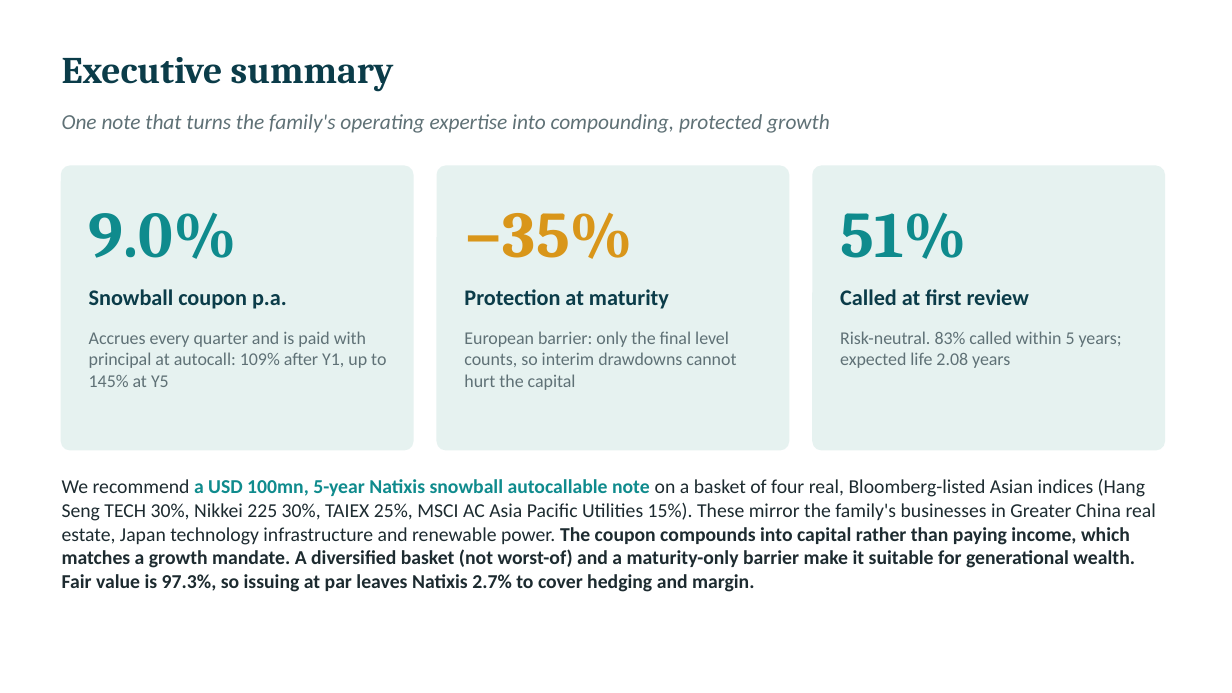
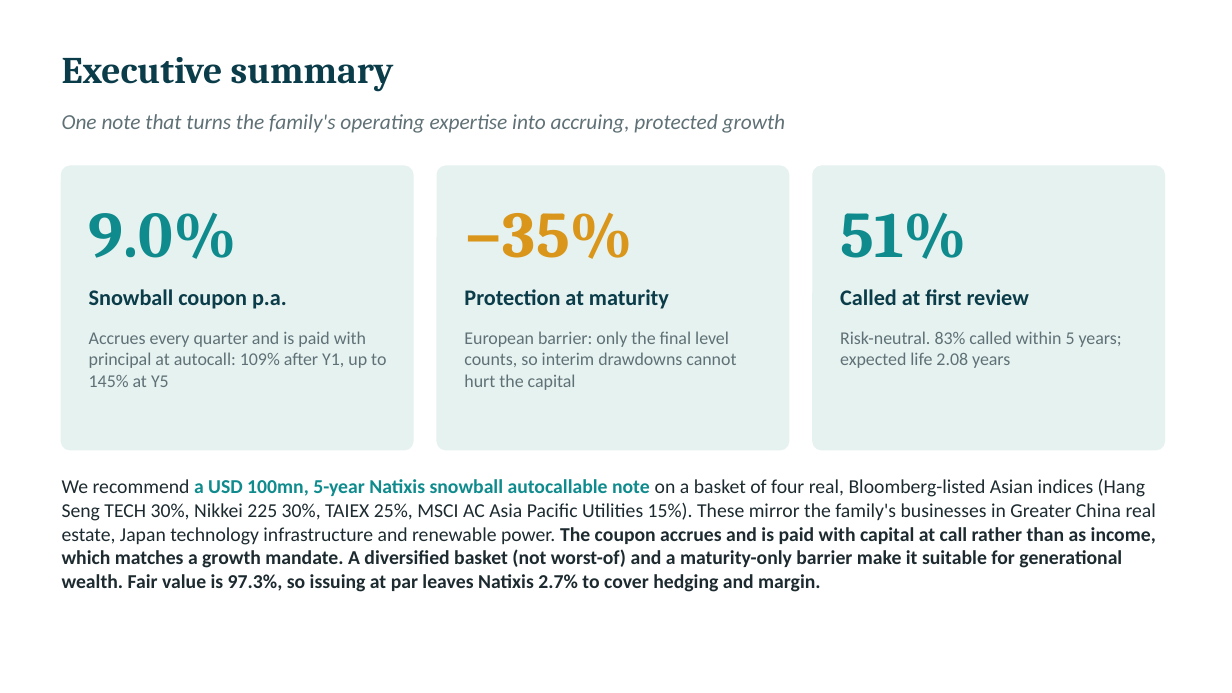
Before and after one commit to benjaminlhl/natixis-case-comp, a slide deck: slide 3 of deck/Asian-Digital-Snowball-Note.pptx. Drawn at 1232x693 pixels with LibreOffice and Linux fonts; fonts in the diff are those of the drawing. Boxes give left, top, right and bottom in pixels: in the first picture for what was removed or moved away, otherwise in the second. Text is boxed around its words. In the diff, an @@ line names an element or a change of style, - is before the commit and + after.

```diff
--- a/deck/Asian-Digital-Snowball-Note.pptx
+++ b/deck/Asian-Digital-Snowball-Note.pptx
@@ text at bbox=[62, 114, 786, 133]: text changed @@
-One note that turns the family's operating expertise into compounding, protected growth
+One note that turns the family's operating expertise into accruing, protected growth
@@ text at bbox=[62, 479, 1156, 592]: text changed @@
-We recommend a USD 100mn, 5-year Natixis snowball autocallable note on a basket of four real, Bloomberg-listed Asian indices (Hang Seng TECH 30%, Nikkei 225 30%, TAIEX 25%, MSCI AC Asia Pacific Utilities 15%). These mirror the family's businesses in Greater China real estate, Japan technology infrastructure and renewable power. The coupon compounds into capital rather than paying income, which matches a growth mandate. A diversified basket (not worst-of) and a maturity-only barrier make it suitable for generational wealth. Fair value is 97.3%, so issuing at par leaves Natixis 2.7% to cover hedging and margin.
+We recommend a USD 100mn, 5-year Natixis snowball autocallable note on a basket of four real, Bloomberg-listed Asian indices (Hang Seng TECH 30%, Nikkei 225 30%, TAIEX 25%, MSCI AC Asia Pacific Utilities 15%). These mirror the family's businesses in Greater China real estate, Japan technology infrastructure and renewable power. The coupon accrues and is paid with capital at call rather than as income, which matches a growth mandate. A diversified basket (not worst-of) and a maturity-only barrier make it suitable for generational wealth. Fair value is 97.3%, so issuing at par leaves Natixis 2.7% to cover hedging and margin.
```
Also in this commit, not shown: 4 other slides changed, 2 other files.
